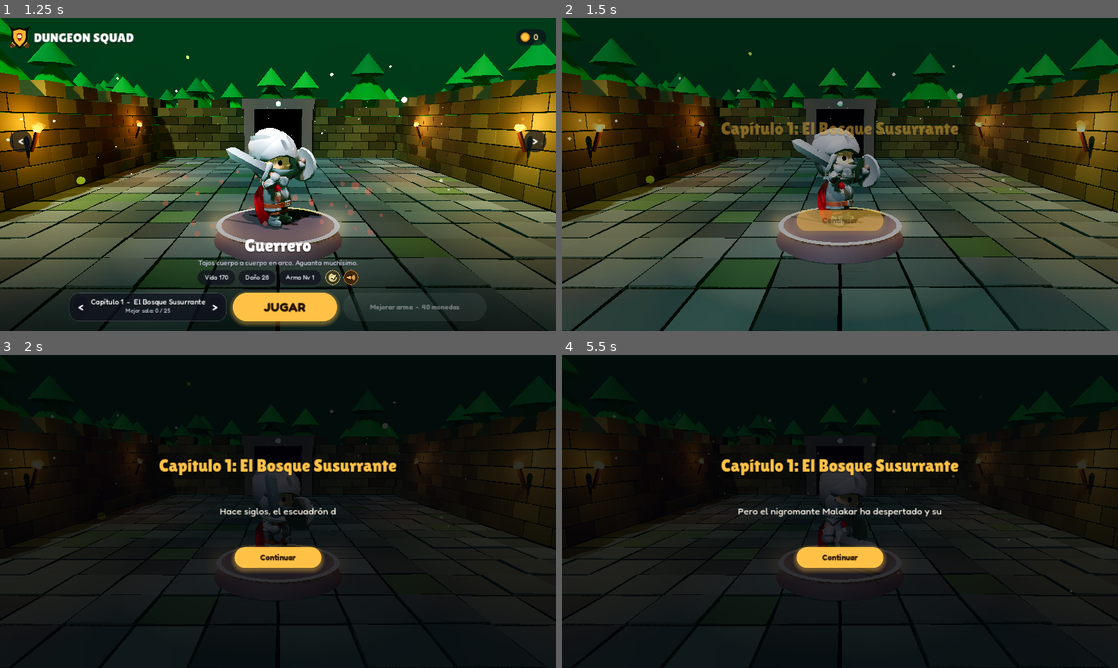
Above: before the commit, frames 1-4 (two rows, left to right).
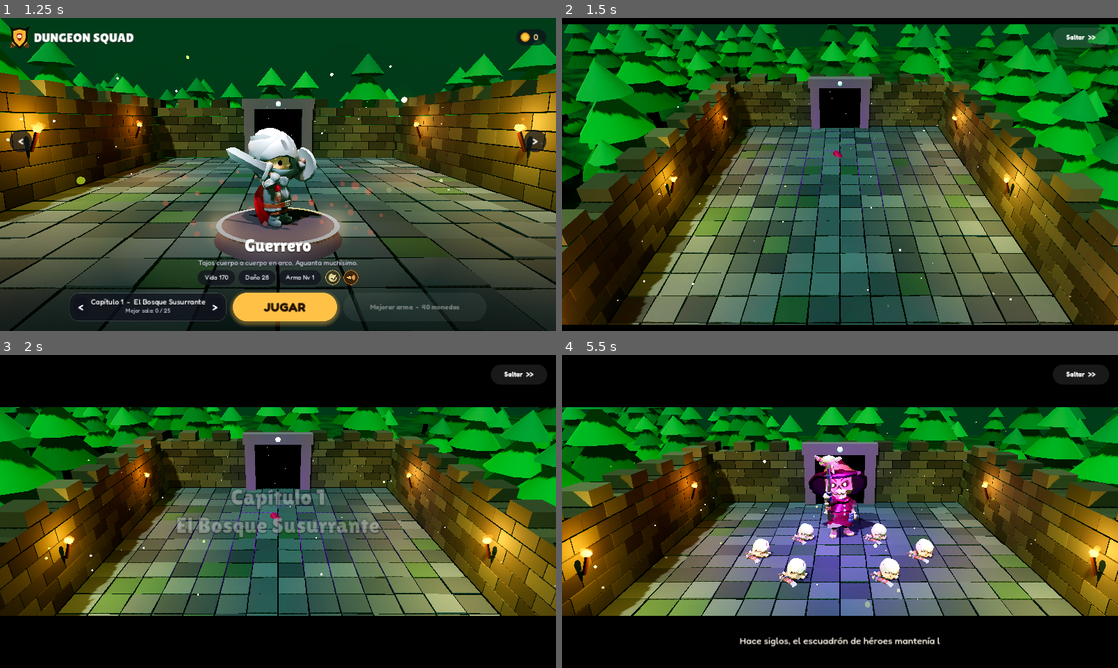
Above: after the commit, the same moments.

Repository: osakaro/dungeon-squad
Game: Godot game, scene res://scenes/main.tscn
Same seed, same stepped clock (60 frames per second), same inputs: the game is played once before the commit and once after it.
Inputs (mouse positions are in pixels of both pictures, inside the frame that each line leads up to):
- Up to frame 1 (1.25 s): tap Enter at 0.5, 0.6 s; move the mouse to (400, 158) at 0.52 s; hold D (move_right) from 0.53 s (still down); click (400, 158) at 0.67 s; tap Space at 0.77, 0.8, 1.07 s
- Up to frame 2 (1.5 s): release D (move_right) at 1.25 s; click "JUGAR" at 1.25 s
- Up to frame 3 (2 s): no input
- Up to frame 4 (5.5 s): drag from (728, 527) to (812, 574) at 2.02 s; move the mouse to (895, 442) at 2.77 s; hold D (move_right) 2.78-3.5 s; tap Enter at 2.85, 4.35 s; click (895, 442) at 2.92 s; tap Space at 3.05, 4.52, 4.55, 4.82 s; drag from (812, 574) to (673, 464) at 3.52 s; move the mouse to (1006, 558) at 4.27 s; hold A (move_left) 4.28-5 s; click (1006, 558) at 4.42 s; tap Escape (pause) at 4.9 s; drag from (673, 464) to (756, 433) at 5.02 s

Frame 1 is identical in both runs. In frame 2, 85% of the frame differs, in the area x 0-100%, y 0-100%; in frame 3, 65%; in frame 4, 66%.

Commit message:
Godot: cinemáticas de historia, monedas que no desaparecen y límites de mejoras
- Escenas animadas para la intro de cada capítulo, el rescate de héroes y el final
- Las monedas se quedan en el suelo hasta recogerlas y se recogen al pasar de sala
- Límite de veces por mejora y nivel máximo 5 por habilidad
- Proyectiles con alcance limitado y rebotes más cortos

Co-Authored-By: Claude Opus 5.5 <noreply@anthropic.com>
Claude-Session: https://claude.ai/code/session_01SHZQ2xWc7XXzBchsRjrgW9

Diff:
--- a/godot/scripts/coin.gd
+++ b/godot/scripts/coin.gd
@@ -46,8 +46,13 @@
 		vel.x *= 0.98
 		vel.z *= 0.98
 	global_position += vel * delta
-	if global_position.y < 0.2 and age <= 0.6:
-		global_position.y = 0.2
-		vel.y = abs(vel.y) * 0.4
+	if global_position.y < 0.25 and not (age > 0.6 and (to.length() < 3.5 or main.portal_open)):
+		# rebota y luego se queda flotando en el suelo hasta que la recojas
+		global_position.y = 0.25
+		vel.y = abs(vel.y) * 0.4 if abs(vel.y) > 1.0 else 0.0
+		vel.x *= 0.85
+		vel.z *= 0.85
+		if age > 0.8:
+			mesh.position.y = sin(age * 4.0) * 0.06
 	global_position.x = clamp(global_position.x, -6.6, 6.6)
 	global_position.z = clamp(global_position.z, -10.6, 10.6)
--- /dev/null
+++ b/godot/scripts/cutscene.gd
@@ -0,0 +1,203 @@
+extends Node
+## Escenas animadas de la historia: la cámara se mueve, los personajes actúan y aparecen subtítulos.
+
+var main
+var ui
+var actors := []
+var skip := false
+
+func _process(delta: float) -> void:
+	for a in actors:
+		if is_instance_valid(a):
+			a.animate(delta, float(a.get_meta("spd", 0.0)))
+
+# ---------------- utilidades ----------------
+func _begin(title := "") -> void:
+	skip = false
+	main.state = "cutscene"
+	main.clear_level()
+	main.arena.clear_level()
+	main.arena.close_portal()
+	if main.player:
+		main.player.visible = false
+	ui.cine_show(true, title)
+
+func _end(cb: Callable) -> void:
+	for a in actors:
+		if is_instance_valid(a):
+			a.queue_free()
+	actors.clear()
+	ui.cine_show(false)
+	if main.player:
+		main.player.visible = true
+	cb.call()
+
+func actor(model, pos: Vector3, face := 0.0):
+	main.add_child(model)
+	model.global_position = pos
+	model.rotation.y = face
+	actors.append(model)
+	return model
+
+func cam(pos: Vector3, look: Vector3, snap := false) -> void:
+	main.cine_pos = pos
+	main.cine_look = look
+	if snap:
+		main.cam.global_transform = Transform3D(Basis(), pos).looking_at(look, Vector3.UP)
+
+func say(text: String) -> void:
+	if skip:
+		return
+	ui.cine_say(text)
+	await ui.cine_next
+
+func wait(t: float) -> void:
+	if skip:
+		return
+	await get_tree().create_timer(t).timeout
+
+func walk(a: Rig, to: Vector3, dur: float) -> void:
+	var d := to - a.global_position
+	a.rotation.y = atan2(d.x, d.z)
+	a.set_meta("spd", 3.5)
+	var tw := a.create_tween()
+	tw.tween_property(a, "global_position", to, dur)
+	tw.tween_callback(func(): a.set_meta("spd", 0.0))
+
+func act(a: Rig, anim: String, spd := 1.0) -> void:
+	if a is CharModel:
+		a.action(anim, spd)
+
+func malakar() -> CharModel:
+	var m := CharModel.create("Skeleton_Mage", 3.4, [], {"anim_attack": "Spellcast_Shoot", "anim_cast": "Spellcast_Raise"})
+	m.attach("Skeleton_Staff")
+	var l := OmniLight3D.new()
+	l.light_color = Color(0.7, 0.2, 1.0)
+	l.light_energy = 3.0
+	l.omni_range = 8.0
+	l.position = Vector3(0, 3, 1)
+	m.add_child(l)
+	return m
+
+func unlocked_heroes() -> Array:
+	return main.hero_keys.filter(func(k): return GameData.is_unlocked(k))
+
+# ---------------- INTRO DE CAPÍTULO ----------------
+func intro(chapter: int, cb: Callable) -> void:
+	var ch: Dictionary = GameData.CHAPTERS[chapter]
+	main.arena.set_biome(ch.biome, main.env)
+	Sfx.play_music(ch.biome)
+	_begin("Capítulo %d\n%s" % [chapter + 1, ch.name])
+	var lines: Array = ch.intro
+	var split: int = max(1, lines.size() - 2)
+	# Plano 1: Malakar invoca a su ejército
+	var mk = actor(malakar(), Vector3(0, -3.5, -6), 0.0)
+	cam(Vector3(0, 10, 13), Vector3(0, 0, -2), true)
+	cam(Vector3(0, 6, 8), Vector3(0, 1.5, -5))
+	await wait(1.8)
+	mk.create_tween().tween_property(mk, "global_position:y", 0.0, 1.2).set_trans(Tween.TRANS_BACK).set_ease(Tween.EASE_OUT)
+	FX.burst(Vector3(0, 0.5, -6), Color(0.7, 0.2, 1), 60, 6.0, 0.1, 1.2, 1.0)
+	FX.ring(Vector3(0, 0, -6), 3.5, Color(0.7, 0.2, 1), 1.0)
+	Sfx.play("roar", -4.0)
+	await wait(1.0)
+	act(mk, "Spellcast_Raise", 0.8)
+	var skels := []
+	for i in 6:
+		var a := i * TAU / 6.0
+		var p := Vector3(0, 0, -6) + Vector3(cos(a), 0, sin(a) * 0.6 + 0.6) * 3.2
+		var s = actor(Builder.enemy("skeleton"), p, 0.0)
+		s.spawn()
+		skels.append(s)
+		FX.burst(p + Vector3.UP * 0.2, Color(0.7, 0.2, 1), 12, 3.0, 0.06, 0.6, 2.0)
+	Sfx.play("summon", -4.0)
+	for i in split:
+		if i == 1:
+			cam(Vector3(2.5, 3.2, -1.5), Vector3(0, 2.4, -6))
+			act(mk, "Cheer")
+		await say(lines[i])
+	# Malakar desaparece y su ejército marcha hacia el portal
+	if not skip:
+		act(mk, "Spellcast_Shoot")
+		FX.burst(Vector3(0, 2, -6), Color(0.7, 0.2, 1), 70, 7.0, 0.1, 1.0, 0.0)
+		Sfx.play("teleport", -2.0)
+		mk.create_tween().tween_property(mk, "global_position:y", -4.0, 0.8)
+		for s in skels:
+			walk(s, Vector3(randf_range(-1, 1), 0, -10.5), 2.5)
+		await wait(1.2)
+	# Plano 2: llegan los héroes
+	var heroes := unlocked_heroes()
+	var party := []
+	for i in heroes.size():
+		var h = actor(Builder.hero(heroes[i]), Vector3((i - (heroes.size() - 1) / 2.0) * 1.3, 0, 13 + i * 0.8), PI)
+		party.append(h)
+		walk(h, Vector3((i - (heroes.size() - 1) / 2.0) * 1.3, 0, 4.0), 2.6)
+	cam(Vector3(5, 3.2, 10.5), Vector3(0, 1.0, 5))
+	await wait(1.6)
+	for i in range(split, lines.size()):
+		if i == lines.size() - 1:
+			cam(Vector3(0, 1.9, 0.8), Vector3(0, 1.2, 4.0))
+			for h in party:
+				h.rotation.y = PI
+				act(h, "Cheer")
+		await say(lines[i])
+	_end(cb)
+
+# ---------------- HÉROE RESCATADO ----------------
+func unlock(hero: String, cb: Callable) -> void:
+	_begin("¡Nuevo héroe!")
+	var cage_center := Vector3(0, 0, -1)
+	var rescued = actor(Builder.hero(hero), cage_center, 0.0)
+	var bars := []
+	var mat := StandardMaterial3D.new()
+	mat.albedo_color = Color(0.9, 0.88, 0.8)
+	for i in 10:
+		var a := i * TAU / 10.0
+		var b := MeshInstance3D.new()
+		b.mesh = Rig.cyl(0.06, 0.06, 2.6, 6)
+		b.material_override = mat
+		main.add_child(b)
+		b.global_position = cage_center + Vector3(cos(a), 1.3, sin(a)) * Vector3(1, 1, 1)
+		bars.append(b)
+	var me = actor(Builder.hero(main.player.key), Vector3(0, 0, 8), PI)
+	cam(Vector3(5, 3.5, 6), Vector3(0, 1, 1), true)
+	walk(me, Vector3(1.4, 0, 1.4), 2.2)
+	await wait(2.3)
+	act(me, me.anim_attack if me is CharModel else "Cheer")
+	await wait(0.35)
+	for b in bars:
+		var tw: Tween = b.create_tween()
+		tw.tween_property(b, "position:y", -2.0, 0.5).set_ease(Tween.EASE_IN)
+		tw.tween_callback(b.queue_free)
+	FX.burst(cage_center + Vector3.UP, Color(1, 0.9, 0.6), 50, 6.0, 0.08, 0.9)
+	FX.ring(cage_center, 2.0, GameData.HEROES[hero].color)
+	Sfx.play("win", -3.0, 0.0)
+	cam(Vector3(-1.2, 1.9, 3.6), Vector3(0.4, 1.1, -0.2))
+	me.rotation.y = -0.6
+	act(rescued, "Cheer")
+	await say(GameData.UNLOCK_STORY[hero])
+	for b in bars:
+		if is_instance_valid(b):
+			b.queue_free()
+	_end(cb)
+
+# ---------------- FINAL DE CAPÍTULO ----------------
+func outro(chapter: int, cb: Callable) -> void:
+	var ch: Dictionary = GameData.CHAPTERS[chapter]
+	_begin("¡Capítulo %d completado!" % (chapter + 1))
+	var heroes := unlocked_heroes()
+	var party := []
+	for i in heroes.size():
+		var x := (i - (heroes.size() - 1) / 2.0) * 1.3
+		party.append(actor(Builder.hero(heroes[i]), Vector3(x, 0, 2.0 - abs(x) * 0.25), 0.0))
+	cam(Vector3(0, 6, 12), Vector3(0, 1, 2), true)
+	cam(Vector3(0, 2.0, 6.5), Vector3(0, 1.1, 2))
+	for i in ch.outro.size():
+		for h in party:
+			act(h, "Cheer")
+		for k in 3:
+			FX.burst(Vector3(randf_range(-5, 5), randf_range(3, 5), randf_range(-4, 0)), Color.from_hsv(randf(), 0.7, 1.0), 40, 5.0, 0.07, 1.2, -3.0)
+		Sfx.play("portal", -6.0, 0.1)
+		if i == 1:
+			cam(Vector3(-4, 2.4, 6), Vector3(0, 1.1, 2))
+		await say(ch.outro[i])
+	_end(cb)
--- a/godot/scripts/main.gd
+++ b/godot/scripts/main.gd
@@ -22,6 +22,9 @@
 var level := 1               # sala dentro del capítulo (1-25)
 var chapter := 0
 var lineup: Node3D
+var cine
+var cine_pos := Vector3(0, 8, 12)
+var cine_look := Vector3.ZERO
 var title_t := 0.0
 var run_coins := 0
 var portal_open := false
@@ -43,6 +46,10 @@
 	ui = UIScript.new()
 	ui.main = self
 	add_child(ui)
+	cine = preload("res://scripts/cutscene.gd").new()
+	cine.main = self
+	cine.ui = ui
+	add_child(cine)
 	hero_keys = ["guerrero", "arquero", "mago", "asesino", "nigromante"]
 	chapter = clamp(GameData.chapters_open - 1, 0, GameData.CHAPTERS.size() - 1)
 	go_title()
@@ -195,8 +202,14 @@
 	if not story_key in GameData.story_seen:
 		GameData.story_seen.append(story_key)
 		GameData.save_game()
-		state = "story"
-		ui.show_story("Capítulo %d: %s" % [chapter + 1, GameData.CHAPTERS[chapter].name], GameData.CHAPTERS[chapter].intro, _begin_run)
+		if lineup:
+			lineup.queue_free()
+			lineup = null
+		if showcase:
+			showcase.queue_free()
+			showcase = null
+		pedestal.visible = false
+		cine.intro(chapter, _begin_run)
 		return
 	_begin_run()
 
@@ -356,6 +369,8 @@
 
 func room_cleared() -> void:
 	state = "story"
+	for c in get_tree().get_nodes_in_group("coins"):
+		collect_coin(c.value, c.global_position)
 	GameData.record_progress(chapter, level)
 	var new_heroes := GameData.check_unlocks(chapter, level)
 	GameData.save_game()
@@ -365,11 +380,10 @@
 	if list.size() > 0:
 		var h: String = list.pop_front()
 		Sfx.play("win", 0.0, 0.0)
-		ui.show_story("¡NUEVO HÉROE: %s!" % GameData.HEROES[h].name.to_upper(), [GameData.UNLOCK_STORY[h]],
-			_after_unlocks.bind(list), GameData.HEROES[h].color.lightened(0.3))
+		cine.unlock(h, _after_unlocks.bind(list))
 		return
 	if level >= GameData.MAX_LEVEL:
-		ui.show_story("¡Capítulo %d completado!" % (chapter + 1), GameData.CHAPTERS[chapter].outro, finish.bind(true))
+		cine.outro(chapter, finish.bind(true))
 	else:
 		show_choose()
 
@@ -383,6 +397,9 @@
 				h.animate(delta, 0.0)
 		target_pos = Vector3(sin(title_t * 0.12) * 6.0, 2.6, 2.0 + cos(title_t * 0.12) * 6.0)
 		look = Vector3(0, 1.4, 1.5)
+	elif state == "cutscene":
+		target_pos = cine_pos
+		look = cine_look
 	elif state == "menu":
 		if showcase:
 			showcase.rotation.y += delta * 0.7
@@ -399,7 +416,7 @@
 	else:
 		return
 	var want := Transform3D(Basis(), target_pos).looking_at(look, Vector3.UP)
-	var k := 1.0 - exp(-5.0 * delta)
+	var k := 1.0 - exp((-1.8 if state == "cutscene" else -5.0) * delta)
 	var tr := cam.global_transform.interpolate_with(want, k)
 	cam.global_transform = tr
 	cam.h_offset = randf_range(-1, 1) * FX.shake_amount * 0.5
@@ -414,6 +431,8 @@
 	var h: Dictionary = GameData.HEROES[player.key]
 	var pool := []
 	for p in h.passives + ["dmg", "rate", "hp", "heal", "spd"]:
+		if not player.can_take(p):
+			continue
 		var d: Array = GameData.PASSIVES[p]
 		var common: bool = p in ["dmg", "rate", "hp", "heal", "spd"]
 		pool.append({"tag": "MEJORA", "icon": p, "title": d[0], "desc": d[1], "rarity": "common" if common else "rare",
@@ -423,7 +442,7 @@
 		if a.lvl == 0:
 			pool.append({"tag": "NUEVA", "icon": a.key, "title": info.name, "desc": info.desc, "rarity": "legend",
 				"color": info.color, "cb": _level_ability.bind(a), "w": 3.0})
-		else:
+		elif a.lvl < player.ABILITY_MAX:
 			pool.append({"tag": "NIVEL %d" % (a.lvl + 1), "icon": a.key, "title": info.name, "rarity": "epic",
 				"desc": "Más daño y -15% de tiempo de recarga", "color": info.color, "cb": _level_ability.bind(a), "w": 1.6})
 	var picks := []
--- a/godot/scripts/player.gd
+++ b/godot/scripts/player.gd
@@ -230,7 +230,7 @@
 		var d := Vector3(sin(a + o), 0, cos(a + o))
 		main.shoot(global_position, d * sp, {"kind": KIND[key], "dmg": dmg, "pierce": pierce, "bounce": bounce,
 			"aoe": aoe if key == "mago" else 0.0, "chain": chain if key != "arquero" else 0,
-			"life": 0.65 if key == "asesino" else 3.0})
+			"life": 0.65 if key == "asesino" else 1.4})
 
 # ---------------- habilidades ----------------
 func cast(k: String, l: int) -> bool:
@@ -376,7 +376,17 @@
 			tw.tween_property(rig, "rotation:x", -PI / 2, 0.5).set_trans(Tween.TRANS_BOUNCE).set_ease(Tween.EASE_OUT)
 		main.on_player_died()
 
+## Máximo de veces que se puede coger cada mejora
+const PASSIVE_MAX := {"multi": 3, "pierce": 2, "bounce": 2, "diag": 2, "aoe": 3, "chain": 3, "orb": 3, "arc": 2,
+	"wave": 3, "lifesteal": 3, "thorns": 3, "crit": 3, "spdpas": 2, "dmg": 6, "rate": 4, "hp": 6, "spd": 3}
+const ABILITY_MAX := 5
+var taken := {}
+
+func can_take(p: String) -> bool:
+	return int(taken.get(p, 0)) < int(PASSIVE_MAX.get(p, 99))
+
 func apply_passive(p: String) -> void:
+	taken[p] = int(taken.get(p, 0)) + 1
 	match p:
 		"multi": multi += 1
 		"pierce": pierce += 1
--- a/godot/scripts/projectile.gd
+++ b/godot/scripts/projectile.gd
@@ -91,6 +91,7 @@
 	if r:
 		if bounce > 0 and not enemy:
 			bounce -= 1
+			life = min(life, 0.7)
 			vel = vel.bounce(r.normal)
 			vel.y = 0
 			global_position = r.position + r.normal * 0.05
@@ -123,7 +124,7 @@
 					vel = d.normalized() * vel.length()
 					orient()
 					chain -= 1
-					life = 2.0
+					life = 0.9
 					FX.burst(global_position, COLORS[kind], 8, 3.0, 0.05, 0.3)
 					return
 			if aoe > 0.0 or pierce <= 0:
--- a/godot/scripts/ui.gd
+++ b/godot/scripts/ui.gd
@@ -53,6 +53,13 @@
 var story_lines := []
 var story_idx := 0
 var story_cb: Callable
+# cinemáticas
+signal cine_next
+var cine: Control
+var cine_top: ColorRect
+var cine_bot: ColorRect
+var cine_lbl: Label
+var cine_title: Label
 
 func _ready() -> void:
 	process_mode = Node.PROCESS_MODE_ALWAYS
@@ -63,6 +70,7 @@
 	_build_pause()
 	_build_title()
 	_build_story()
+	_build_cine()
 	hide_all()
 
 # ================= helpers =================
@@ -212,7 +220,7 @@
 	return c
 
 func hide_all() -> void:
-	for c in [hud, menu, choose, endscr, pause_scr, title_scr, story_scr]:
+	for c in [hud, menu, choose, endscr, pause_scr, title_scr, story_scr, cine]:
 		c.visible = false
 
 func _clear(c: Node) -> void:
@@ -738,11 +746,94 @@
 	tw.tween_property(story_text, "visible_ratio", 1.0, story_text.text.length() * 0.025)
 	story_btn.text = "Continuar" if story_idx < story_lines.size() - 1 else "¡Adelante!"
 
+# ================= CINEMÁTICAS =================
+func _build_cine() -> void:
+	cine = full(Control.new())
+	add_child(cine)
+	cine.visible = false
+	cine.gui_input.connect(func(e):
+		if (e is InputEventMouseButton or e is InputEventScreenTouch) and e.pressed:
+			_cine_advance())
+	cine_top = ColorRect.new()
+	cine_top.color = Color.BLACK
+	cine_top.anchor_right = 1.0
+	cine_top.offset_bottom = 0
+	ig(cine_top)
+	cine.add_child(cine_top)
+	cine_bot = ColorRect.new()
+	cine_bot.color = Color.BLACK
+	cine_bot.anchor_right = 1.0
+	cine_bot.anchor_top = 1.0
+	cine_bot.anchor_bottom = 1.0
+	ig(cine_bot)
+	cine.add_child(cine_bot)
+	cine_lbl = center(wrapl(lbl("", 22, Color(0.95, 0.93, 0.88)), 900))
+	cine_lbl.anchor_left = 0.5
+	cine_lbl.anchor_right = 0.5
+	cine_lbl.anchor_top = 1.0
+	cine_lbl.anchor_bottom = 1.0
+	cine_lbl.offset_left = -470
+	cine_lbl.offset_right = 470
+	cine_lbl.offset_top = -112
+	cine_lbl.offset_bottom = -12
+	cine.add_child(cine_lbl)
+	cine_title = center(lbl("", 52, Color.WHITE, true))
+	full(cine_title)
+	cine_title.add_theme_constant_override("outline_size", 10)
+	cine_title.add_theme_color_override("font_outline_color", Color(0, 0, 0, 0.6))
+	cine.add_child(cine_title)
+	var skipb := btn("Saltar  >>", func():
+		main.cine.skip = true
+		cine_next.emit(), 15)
+	skipb.anchor_left = 1.0
+	skipb.anchor_right = 1.0
+	skipb.offset_left = -150
+	skipb.offset_right = -20
+	skipb.offset_top = 22
+	skipb.offset_bottom = 62
+	cine.add_child(skipb)
+
+func cine_show(on: bool, title := "") -> void:
+	if on:
+		hide_all()
+		cine.visible = true
+		cine_lbl.text = ""
+		var tw := cine.create_tween().set_parallel()
+		tw.tween_property(cine_top, "offset_bottom", 120.0, 0.6).set_trans(Tween.TRANS_CUBIC)
+		tw.tween_property(cine_bot, "offset_top", -120.0, 0.6).set_trans(Tween.TRANS_CUBIC)
+		cine_title.text = title
+		cine_title.modulate.a = 0.0
+		if title != "":
+			var t2 := cine_title.create_tween()
+			t2.tween_property(cine_title, "modulate:a", 1.0, 0.8).set_delay(0.4)
+			t2.tween_interval(1.6)
+			t2.tween_property(cine_title, "modulate:a", 0.0, 0.8)
+	else:
+		cine.visible = false
+		cine_top.offset_bottom = 0
+		cine_bot.offset_top = 0
+
+func cine_say(text: String) -> void:
+	cine_lbl.text = text
+	cine_lbl.visible_ratio = 0.0
+	var tw := cine_lbl.create_tween()
+	tw.tween_property(cine_lbl, "visible_ratio", 1.0, text.length() * 0.03)
+
+func _cine_advance() -> void:
+	if cine_lbl.visible_ratio < 1.0:
+		cine_lbl.visible_ratio = 1.0
+	else:
+		Sfx.play("click", -12.0, 0.0)
+		cine_next.emit()
+
 # ================= ENTRADA =================
 func _unhandled_input(e: InputEvent) -> void:
 	if title_scr.visible and ((e is InputEventKey and e.pressed) or (e is InputEventMouseButton and e.pressed) or (e is InputEventScreenTouch and e.pressed) or (e is InputEventJoypadButton and e.pressed)):
 		Sfx.play("pick", -6.0, 0.0)
 		main.go_menu()
+		return
+	if cine.visible and e is InputEventKey and e.pressed and (e.keycode == KEY_SPACE or e.keycode == KEY_ENTER):
+		_cine_advance()
 		return
 	if story_scr.visible and e is InputEventKey and e.pressed and (e.keycode == KEY_SPACE or e.keycode == KEY_ENTER):
 		_story_next()
